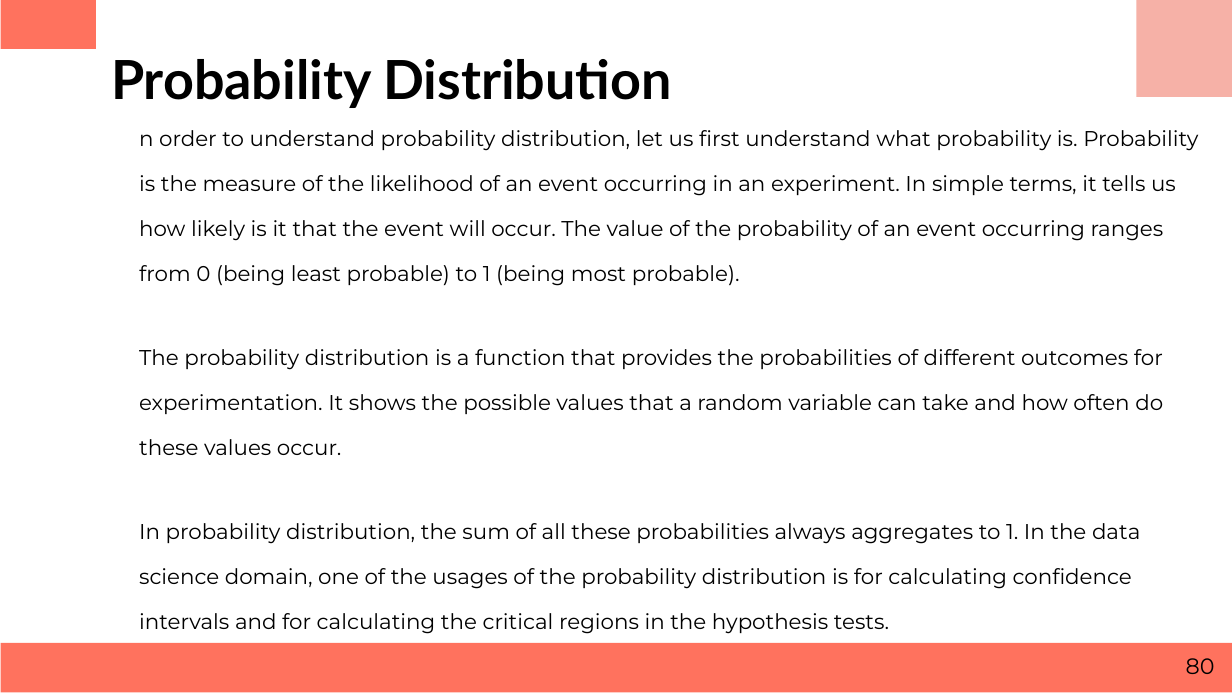
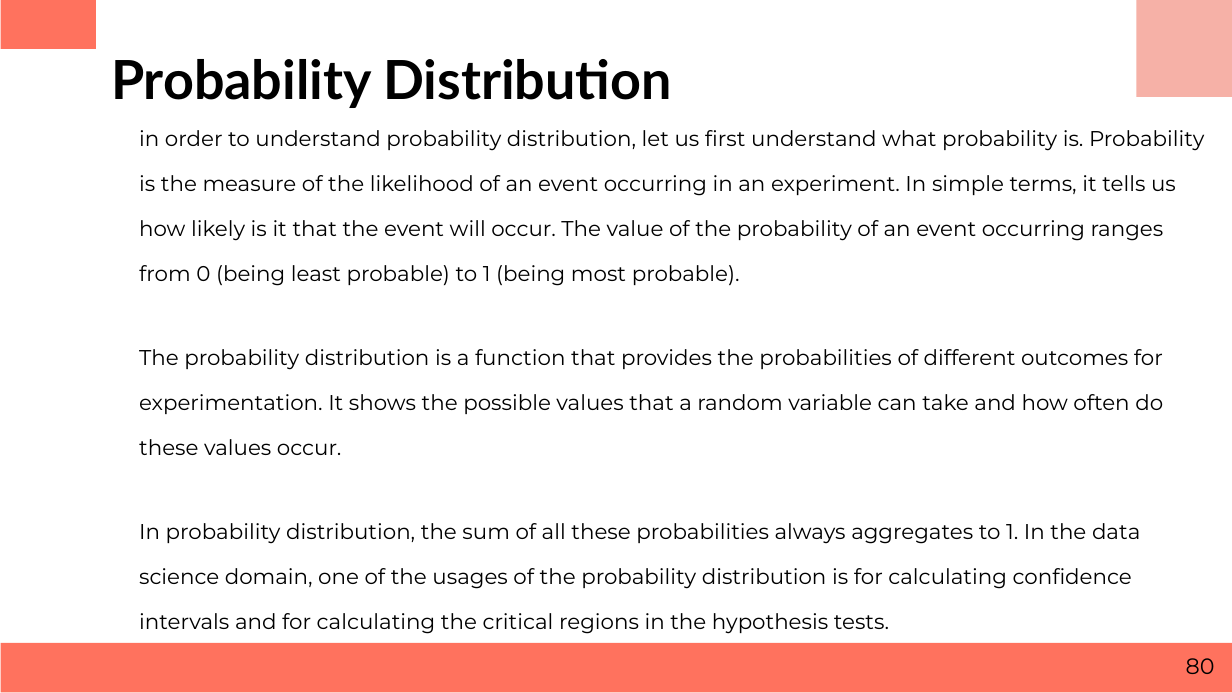
Before and after one commit to keonicsx/Code_Storage, a slide deck: slide 80 of ppt_m3/Business Statistics.pptx. Drawn at 1232x693 pixels with LibreOffice and Linux fonts; fonts in the diff are those of the drawing. Boxes give left, top, right and bottom in pixels: in the first picture for what was removed or moved away, otherwise in the second. Text is boxed around its words. In the diff, an @@ line names an element or a change of style, - is before the commit and + after.

```diff
--- a/ppt_m3/Business Statistics.pptx
+++ b/ppt_m3/Business Statistics.pptx
@@ text at <box>139,130,1204,286</box>: text changed @@
-n order to understand probability distribution, let us first understand what probability is. Probability is the measure of the likelihood of an event occurring in an experiment. In simple terms, it tells us how likely is it that the event will occur. The value of the probability of an event occurring ranges from 0 (being least probable) to 1 (being most probable).
+in order to understand probability distribution, let us first understand what probability is. Probability is the measure of the likelihood of an event occurring in an experiment. In simple terms, it tells us how likely is it that the event will occur. The value of the probability of an event occurring ranges from 0 (being least probable) to 1 (being most probable).
```
Also in this commit, not shown: 18 other slides changed, 4 other files.
